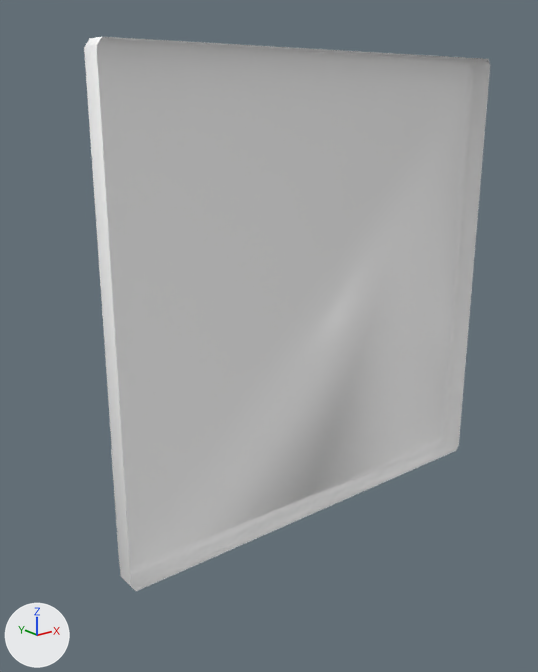
The Blender file Assets/BlenderModels/factory/wall/normal/wall_v2.blend as it was, and as the next commit left it.
Both versions are drawn from a camera (50 mm lens) standing at (-15.9, -16.6, 12.5) and looking at (-2.0, 0.8, 5.6). Arrows for +X, +Y and +Z are at lower left; the lights stay in place.

In view in the first picture: 'Wall_A_04'.
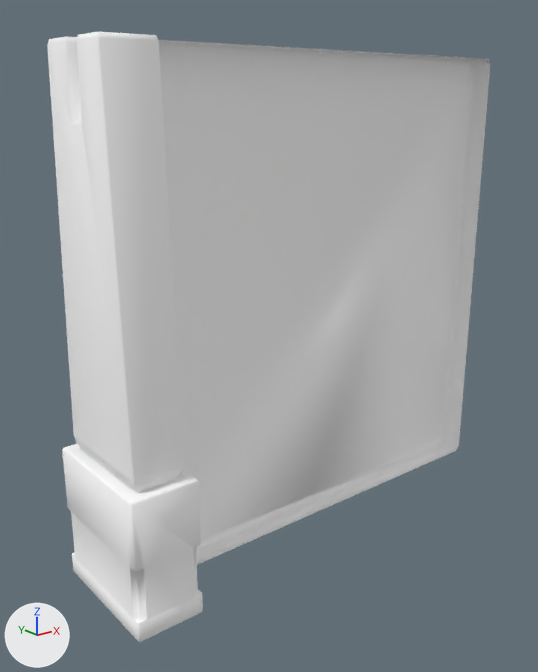
What differs and where, as boxes [x1, y1, x2, y2] in the pictures (538 x 672 px):
```json
{"object": "Wall_A_Post_01", "change": "added", "after": [47, 32, 203, 642]}
```

Edits to the scene script, one JSON object a line:
```json
{"op": "add", "block": "mat_atlas_1", "code": ["mat_atlas_1 = diffuse_material('Atlas_1')", "mat_atlas_1.base_color = (1.0, 1.0, 1.0)  # white #ffffff"]}
{"op": "add", "block": "me_untitled_001", "code": ["me_untitled_001 = bpy.data.meshes.new('Untitled.001')", "me_untitled_001.from_pydata(...)  # 212 vertices, 163 faces; spans x -8.5..-6.5, y -2.0..2.0, z -0.78..13.96", "me_untitled_001.materials.append(mat_atlas_1)  # its picture is missing"]}
{"op": "add", "block": "ob_wall_a_post_01", "code": ["ob_wall_a_post_01 = bpy.data.objects.new('Wall_A_Post_01', me_untitled_001)", "ob_wall_a_post_01.location = (0.0, 0.0, 0.0)"]}
```
